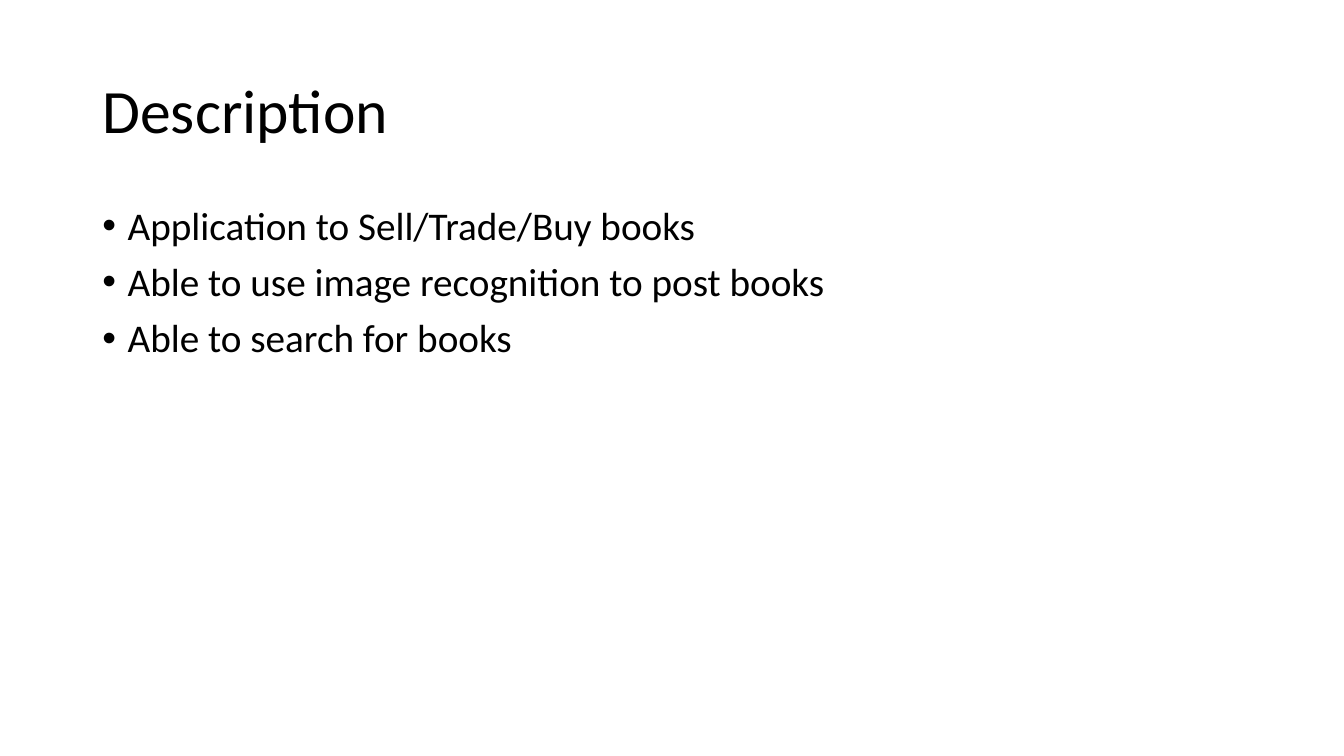
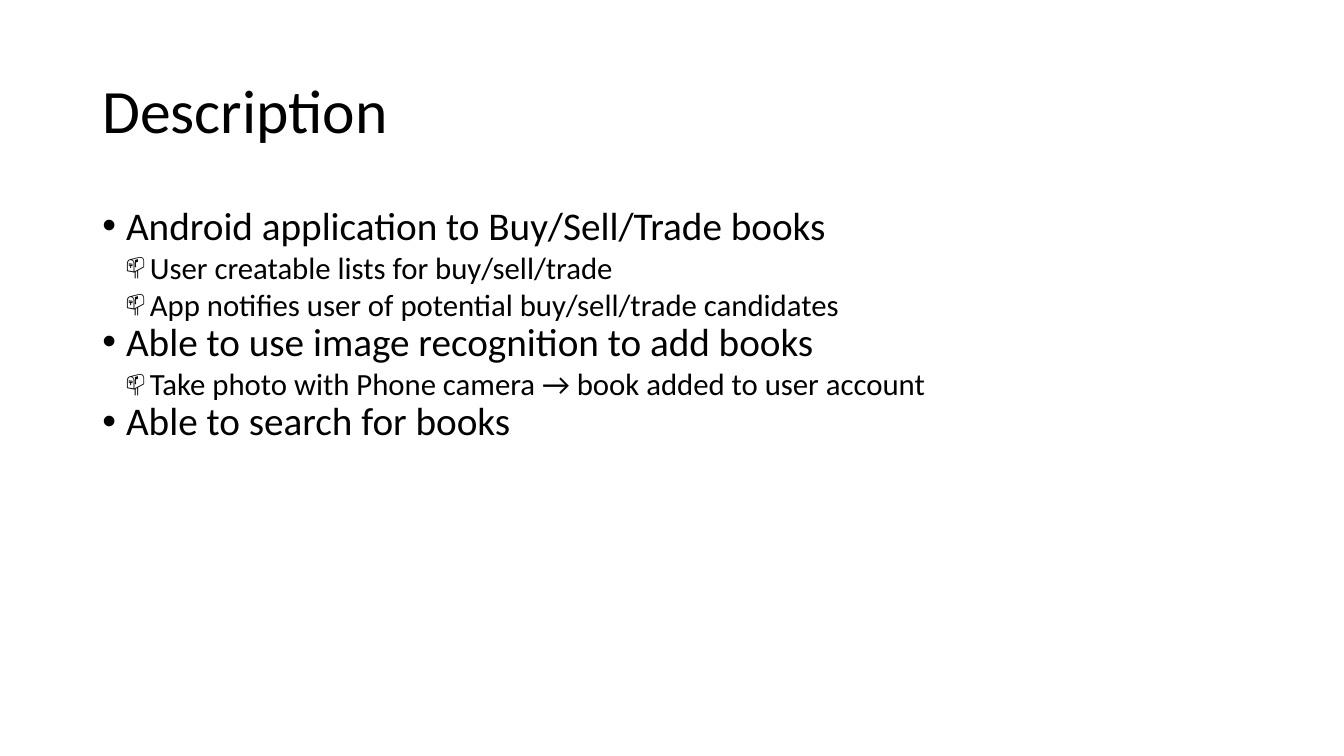
Before and after one commit to Nammy1101/ENGG-Final-year-Project, a slide deck: slide 2 of Documents and Slides/4thYearProjectPresNov4th2014.pptx. Drawn at 1344x756 pixels with LibreOffice and Linux fonts; fonts in the diff are those of the drawing. Boxes give left, top, right and bottom in pixels: in the first picture for what was removed or moved away, otherwise in the second. Text is boxed around its words. In the diff, an @@ line names an element or a change of style, - is before the commit and + after.

```diff
--- a/Documents and Slides/4thYearProjectPresNov4th2014.pptx
+++ b/Documents and Slides/4thYearProjectPresNov4th2014.pptx
@@ text at [126, 212, 925, 400]: text changed; size 28 to 22 pt @@
-• Application to Sell/Trade/Buy books
-• Able to use image recognition to post books
+• Android application to Buy/Sell/Trade books
+  📫 User creatable lists for buy/sell/trade
+  📫 App notifies user of potential buy/sell/trade candidates
+• Able to use image recognition to add books
+  📫 Take photo with Phone camera → book added to user account
@@ text at [126, 407, 511, 436]: indent changed; less space between paragraphs @@
```
Also in this commit, not shown: 2 other slides changed, 4 slides added, 8 slides removed, 2 other files.
